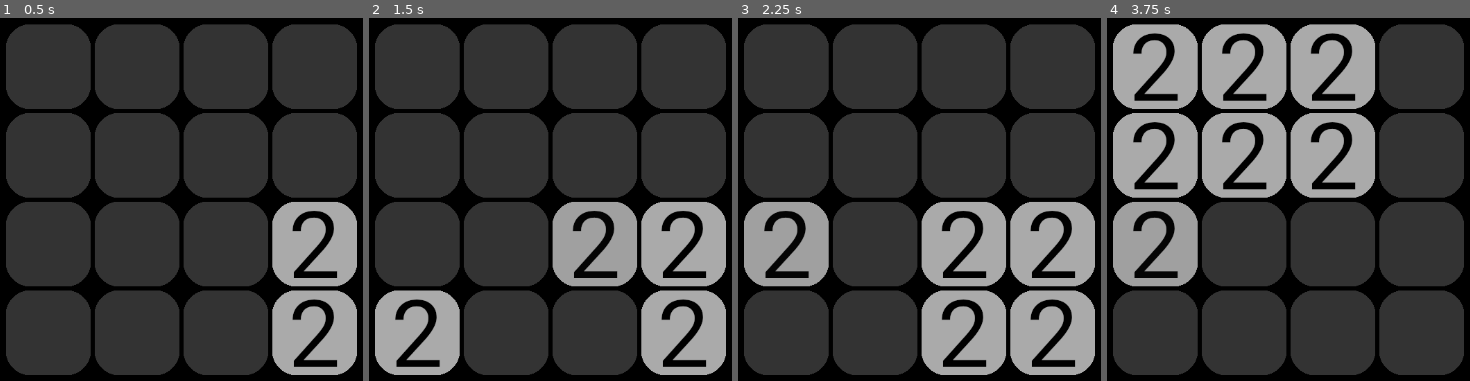
Above: before the commit, frames 1-4 (left to right).
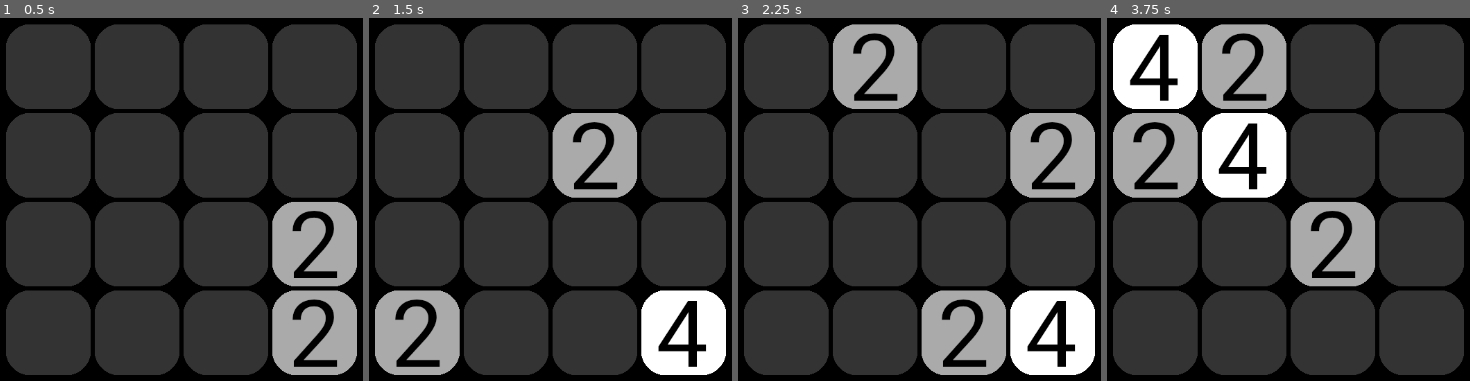
Above: after the commit, the same moments.

Repository: hjk321/Neon2048
Game: Godot game, scene res://main.tscn
The game is run twice, just before and just after one commit, with the same random seed, the same clock (stepped at 60 frames per second) and the same inputs.
Inputs:
- Up to frame 1 (0.5 s): no input
- Up to frame 2 (1.5 s): tap Enter at 0.5 s; hold Right (right) 0.53-1.28 s; tap Space at 1.25 s; hold Down (down) from 1.28 s (still down)
- Up to frame 3 (2.25 s): tap Enter at 2 s; release Down (down) at 2.03 s; hold Right (right) from 2.03 s (still down)
- Up to frame 4 (3.75 s): tap Space at 2.75 s; release Right (right) at 2.78 s; hold Up (up) 2.78-3.53 s; tap Enter at 3.5 s; hold Left (left) from 3.53 s (still down)

Frame 1 is identical in both runs. In frame 2, 20% of the frame differs, in the area x 50-99%, y 26-99%; in frame 3, 30%, in the area x 1-99%, y 1-99%; in frame 4, 30%.

Commit message:
Merge tiles

Diff:
--- a/main.gd
+++ b/main.gd
@@ -129,12 +129,24 @@
 		return c.call(r, n + 1, dir, c)
 
 	if row.size() != GRID_SIZE: return row
-	return condense.call(row, 0, shift_direction, condense)
+	row = condense.call(row, 0, shift_direction, condense)
+
+	# Merge tiles non-recursively
+	for i in range(GRID_SIZE - 1):
+		if not (row[i] is Tile) or not (row[i + 1] is Tile): break # we condensed the row already
+		var tile1: Tile = row[i]
+		var tile2: Tile = row[i + 1]
+		if tile1.value != tile2.value: continue
+		tile1.state = Tile.STATE.DISAPPEAR
+		tile2.value *= 2
+		tile2.slide_tile(TILE_SIZE * shift_direction)
+		row[i] = row[i + 1]
+		row[i + 1] = null
+		row = condense.call(row, 0, shift_direction, condense)
+	return row
 
 func state_animate() -> void:
 	for child in $Tiles.get_children():
 		if child is Tile and (child as Tile).state != Tile.STATE.IDLE: return
-	do_turn_end()
-
-func do_turn_end() -> void:
+	# Turn end
 	state = STATE.WAITING_FOR_INPUT
--- a/tile.gd
+++ b/tile.gd
@@ -1,7 +1,7 @@
 class_name Tile
 extends Sprite2D
 
-const FADE_SECONDS := 0.2
+const FADE_SECONDS := 0.07
 const SLIDE_SECONDS := 0.1
 
 enum STATE {
@@ -27,10 +27,10 @@
 
 @export var value := 2:
 	# set the texture when the value changes
-	set(value):
-		if not TEXTURES.has(value):
+	set(val):
+		if not TEXTURES.has(val):
 			value = 2
-		value = value
+		value = val
 		texture = TEXTURES[value]
 @export var state: STATE = STATE.APPEAR:
 	# set the state data to null when the state changes
@@ -61,10 +61,12 @@
 
 # do nothing except make sure the tile is visible
 func state_idle() -> void:
+	z_index = 0
 	modulate.a = 1.0
 
 # fade in over time, then become idle
 func state_appear(delta: float) -> void:
+	z_index = -10
 	if not (state_data is float): state_data = 0.0
 	state_data += (delta / FADE_SECONDS)
 	modulate.a = state_data
@@ -80,6 +82,7 @@
 
 # Lerps the tile
 func state_slide(delta: float) -> void:
+	z_index = 10
 	if not (state_data is Vector2):
 		state = STATE.IDLE
 		return
